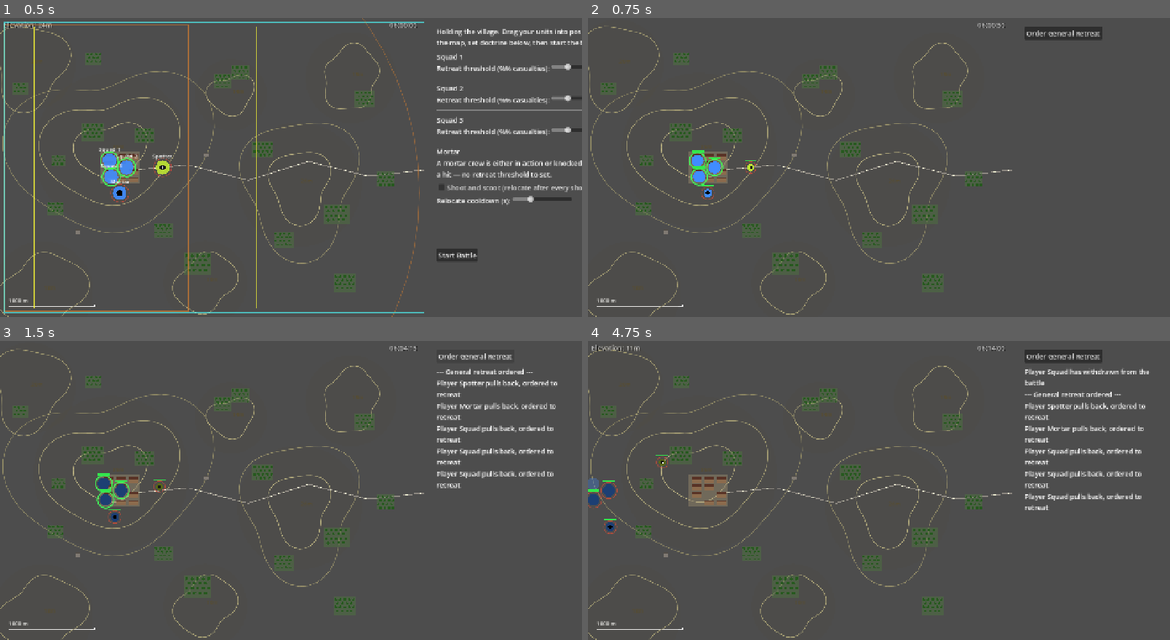
Above: before the commit, frames 1-4 (two rows, left to right).
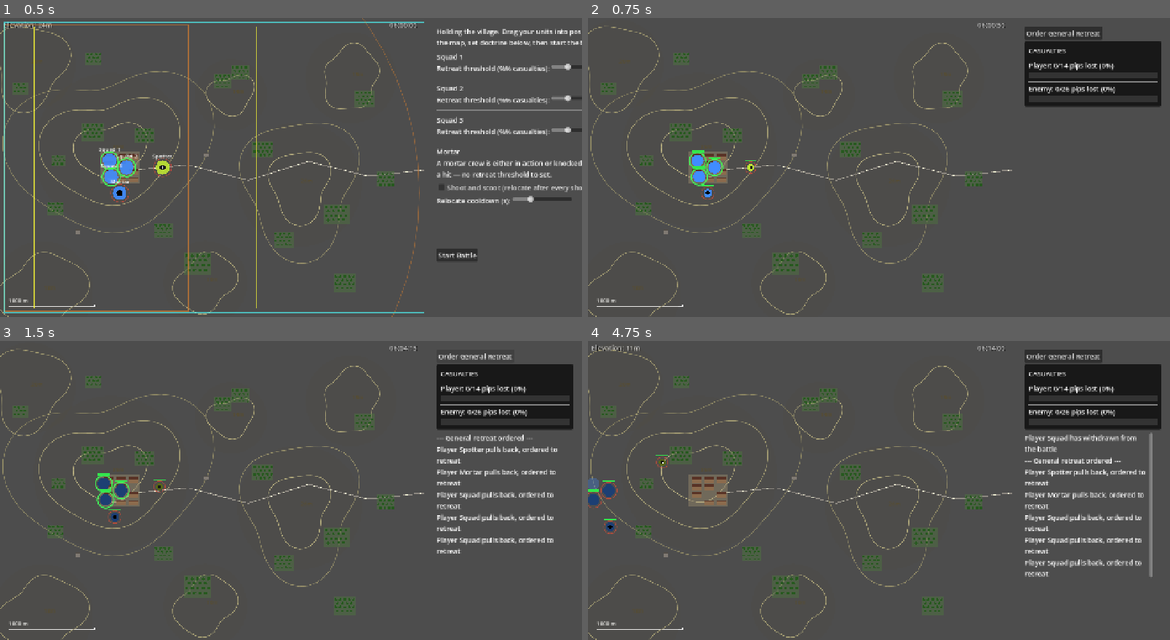
Above: after the commit, the same moments.

Repository: verybadcat/Drones
Game: Godot game, scene res://scenes/Main.tscn
Two runs of this game, one before a commit and one after it. Both use one fixed random seed, a clock stepped at 60 frames per second and the inputs below.
Inputs (mouse positions are in pixels of both pictures, inside the frame that each line leads up to):
- Up to frame 1 (0.5 s): no input
- Up to frame 2 (0.75 s): click "Start Battle" at 0.5 s
- Up to frame 3 (1.5 s): click "Order General Retreat" at 1.25 s
- Up to frame 4 (4.75 s): click "Order General Retreat" at 2 s; click "Order General Retreat" at 2.75 s; move the mouse to (1007, 475) at 3.52 s; click (1007, 475) at 3.67 s; drag from (762, 505) to (849, 550) at 4.27 s

Frame 1 is identical in both runs. In frame 2, 5.0% of the frame differs, in the area x 75-99%, y 7-30%; in frame 3, 6.9%; in frame 4, 7.7%, in the area x 75-99%, y 7-79%.

Commit message:
Add a prominent casualty dashboard, shrink the log, and make counter-battery range-gated
CasualtyDashboard shows both sides' pips lost/total with a percentage bar,
refreshed live every frame from a new public BattleManager.casualty_stats()
- the same numbers the AAR report already used, now readable mid-battle.
CombatLog shrinks from 300x600 to 300x340 to make room for it: still fully
available and scrollable, just no longer the dominant thing in the sidebar.

Counter-battery fire is no longer abstract either - an opposing mortar now
has to actually be within MORTAR_MAX_RANGE (3500m) of the firing mortar
before it can return fire. A mortar dug in far enough to be out of range of
both enemy tubes now buys itself genuine counter-battery immunity, the same
real trade-off the range cap already created for outgoing fire now applying
symmetrically to incoming fire.

Co-Authored-By: Claude Sonnet 5 <noreply@anthropic.com>

Diff:
--- a/scripts/battle_manager.gd
+++ b/scripts/battle_manager.gd
@@ -554,7 +554,12 @@
 ## Firing gives the OPPOSING mortar(s) — and only the opposing mortar, not
 ## every enemy unit — a chance to notice and shoot back. Shoot-and-scoot
 ## keeps that chance low; holding position in one spot raises it a lot.
-## Mortars are a high-priority target for each other.
+## Mortars are a high-priority target for each other. This isn't abstract:
+## the return fire has to physically come from an opposing mortar that
+## could actually reach this position — one beyond GameConfig.MORTAR_MAX_RANGE
+## simply can't respond, no matter how exposed the firing mortar was. A
+## mortar dug in deep enough to be out of both enemy tubes' range trades
+## away some of its own reach for genuine counter-battery immunity.
 ##
 ## The strike isn't instant: it can only ever target where THIS mortar was
 ## standing right now, at the moment it fired (captured here, before any
@@ -569,6 +574,8 @@
 	for m in opposing:
 		if m.kind != Unit.Kind.MORTAR or m.state != Unit.State.ACTIVE:
 			continue
+		if m.global_position.distance_to(firing_mortar.global_position) > GameConfig.MORTAR_MAX_RANGE:
+			continue # out of range — this mortar physically cannot reach back
 		if randf() < chance:
 			var delay: float = randf_range(GameConfig.COUNTER_BATTERY_DELAY_MIN, GameConfig.COUNTER_BATTERY_DELAY_MAX)
 			_pending_counter_battery.append({
@@ -739,6 +746,13 @@
 	if u.kind == Unit.Kind.MORTAR and u.crew_killed > 0:
 		return "%s (%d/%d crew killed, gun abandoned)" % [u.display_name(), u.crew_killed, u.crew_size]
 	return u.display_name()
+
+
+## Public entry point for UI (see CasualtyDashboard) to read live casualty
+## stats for one side — the exact same numbers the AAR report is built
+## from, just readable mid-battle instead of only at the end.
+func casualty_stats(team: Unit.Team) -> Dictionary:
+	return _compute_side_stats(player_units if team == Unit.Team.PLAYER else enemy_units)
 
 
 func _compute_side_stats(units: Array[Unit]) -> Dictionary:
--- /dev/null
+++ b/scripts/casualty_dashboard.gd
@@ -0,0 +1,81 @@
+extends PanelContainer
+class_name CasualtyDashboard
+## Prominent, always-current casualty readout for both sides during a
+## battle — pips lost/total and a percentage bar, updated every frame from
+## BattleManager.casualty_stats(), the exact same numbers the AAR report is
+## built from. This is the at-a-glance element in the sidebar; CombatLog
+## below it is for scrolling back through what happened, not for reading
+## the state of the battle in one look.
+
+const BAR_SIZE: Vector2 = Vector2(280.0, 16.0)
+
+var battle_manager: BattleManager
+var _player_label: Label
+var _player_bar: ColorRect
+var _enemy_label: Label
+var _enemy_bar: ColorRect
+
+
+func setup(p_battle_manager: BattleManager) -> void:
+	battle_manager = p_battle_manager
+
+
+func _ready() -> void:
+	custom_minimum_size = Vector2(320, 150)
+
+	var style := StyleBoxFlat.new()
+	style.bg_color = Color(0.07, 0.07, 0.07, 0.9)
+	style.set_content_margin_all(10.0)
+	style.set_corner_radius_all(4.0)
+	add_theme_stylebox_override("panel", style)
+
+	var root := VBoxContainer.new()
+	root.add_theme_constant_override("separation", 4)
+	add_child(root)
+
+	var title := Label.new()
+	title.text = "CASUALTIES"
+	title.add_theme_font_size_override("font_size", 15)
+	root.add_child(title)
+	root.add_child(HSeparator.new())
+
+	_player_label = Label.new()
+	root.add_child(_player_label)
+	_player_bar = _build_bar(root, Color(0.3, 0.85, 1.0))
+
+	root.add_child(HSeparator.new())
+
+	_enemy_label = Label.new()
+	root.add_child(_enemy_label)
+	_enemy_bar = _build_bar(root, Color(1.0, 0.55, 0.15))
+
+	_refresh() # show correct 0% bars immediately, don't wait a frame
+
+
+func _build_bar(root: VBoxContainer, fill_color: Color) -> ColorRect:
+	var bg := ColorRect.new()
+	bg.color = Color(0.2, 0.2, 0.2)
+	bg.custom_minimum_size = BAR_SIZE
+	root.add_child(bg)
+	var fill := ColorRect.new()
+	fill.color = fill_color
+	fill.size = Vector2(0.0, BAR_SIZE.y)
+	bg.add_child(fill)
+	return fill
+
+
+func _process(_delta: float) -> void:
+	_refresh()
+
+
+func _refresh() -> void:
+	if battle_manager == null:
+		return
+	_update_side("Player", battle_manager.casualty_stats(Unit.Team.PLAYER), _player_label, _player_bar)
+	_update_side("Enemy", battle_manager.casualty_stats(Unit.Team.ENEMY), _enemy_label, _enemy_bar)
+
+
+func _update_side(side_name: String, stats: Dictionary, label: Label, bar: ColorRect) -> void:
+	label.text = "%s: %d/%d pips lost (%.0f%%)" % [side_name, stats.pips_lost, stats.pips_total, stats.casualty_percent]
+	var frac: float = clamp(stats.casualty_percent / 100.0, 0.0, 1.0)
+	bar.size = Vector2(BAR_SIZE.x * frac, BAR_SIZE.y)
--- a/scripts/combat_log.gd
+++ b/scripts/combat_log.gd
@@ -4,20 +4,27 @@
 ## generative text, per the design doc. No routine per-shot fire log — only
 ## the moments that actually change the picture: spotted, reveals itself,
 ## pulls back, reaches safety, goes out of action.
+##
+## Deliberately sized to a fraction of the sidebar, not the dominant
+## element on screen — the log stays fully available (scrollable, same
+## content as ever) but the CasualtyDashboard above it is the prominent,
+## at-a-glance readout now; the log is for scrolling back through what
+## happened, not for reading at a glance.
 
 var _scroll: ScrollContainer
 var _list: VBoxContainer
 
 const MAX_ENTRIES: int = 200
+const SIZE: Vector2 = Vector2(300, 340)
 
 
 func _ready() -> void:
-	custom_minimum_size = Vector2(300, 600)
-	size = custom_minimum_size
+	custom_minimum_size = SIZE
+	size = SIZE
 
 	_scroll = ScrollContainer.new()
-	_scroll.custom_minimum_size = Vector2(300, 600)
-	_scroll.size = _scroll.custom_minimum_size
+	_scroll.custom_minimum_size = SIZE
+	_scroll.size = SIZE
 	add_child(_scroll)
 
 	_list = VBoxContainer.new()
--- a/scripts/main.gd
+++ b/scripts/main.gd
@@ -9,6 +9,7 @@
 
 var battle_manager: BattleManager
 var combat_log: CombatLog
+var casualty_dashboard: CasualtyDashboard
 var retreat_button: Button
 
 var report_background: Control
@@ -75,7 +76,7 @@
 
 func _clear_all() -> void:
 	for node in [deployment_screen, doctrine_panel, start_button, battle_manager,
-			combat_log, retreat_button, report_background, restart_button]:
+			combat_log, casualty_dashboard, retreat_button, report_background, restart_button]:
 		if node:
 			node.queue_free()
 	deployment_screen = null
@@ -83,6 +84,7 @@
 	start_button = null
 	battle_manager = null
 	combat_log = null
+	casualty_dashboard = null
 	retreat_button = null
 	report_background = null
 	restart_button = null
@@ -132,10 +134,6 @@
 	start_button.queue_free()
 	start_button = null
 
-	combat_log = CombatLog.new()
-	combat_log.position = Vector2(1020, 60)
-	add_child(combat_log)
-
 	retreat_button = Button.new()
 	retreat_button.text = "Order General Retreat"
 	retreat_button.position = Vector2(1020, 20)
@@ -145,6 +143,16 @@
 	battle_manager = BattleManager.new()
 	battle_manager.battle_ended.connect(_on_battle_ended)
 	add_child(battle_manager)
+
+	casualty_dashboard = CasualtyDashboard.new()
+	casualty_dashboard.position = Vector2(1020, 55)
+	casualty_dashboard.setup(battle_manager)
+	add_child(casualty_dashboard)
+
+	combat_log = CombatLog.new()
+	combat_log.position = Vector2(1020, 215)
+	add_child(combat_log)
+
 	battle_manager.start_battle(doctrine, combat_log)
 
 
Not shown, added: scripts/casualty_dashboard.gd.uid
Not shown, changed: docs/designs/tactical-commander-doctrine.md
